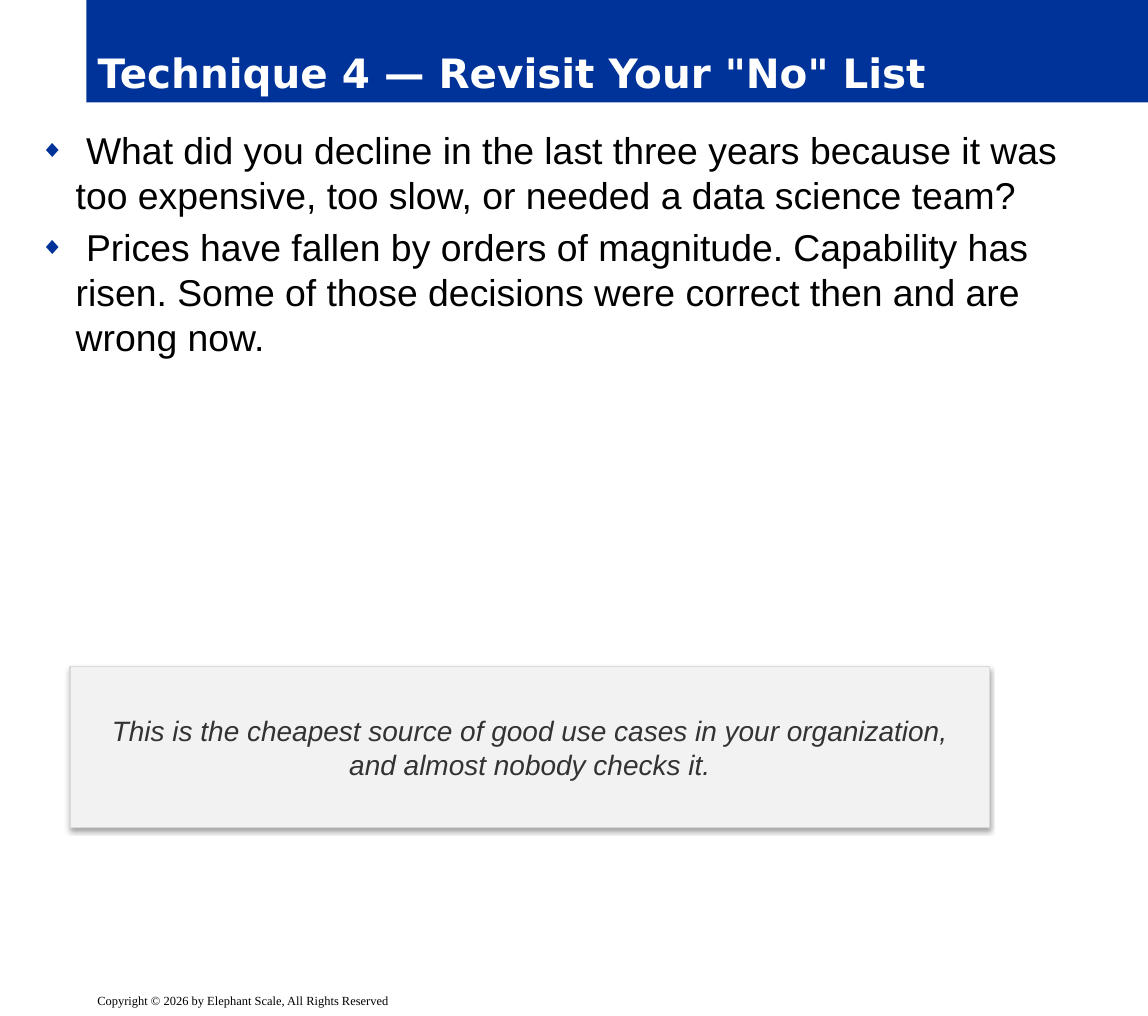
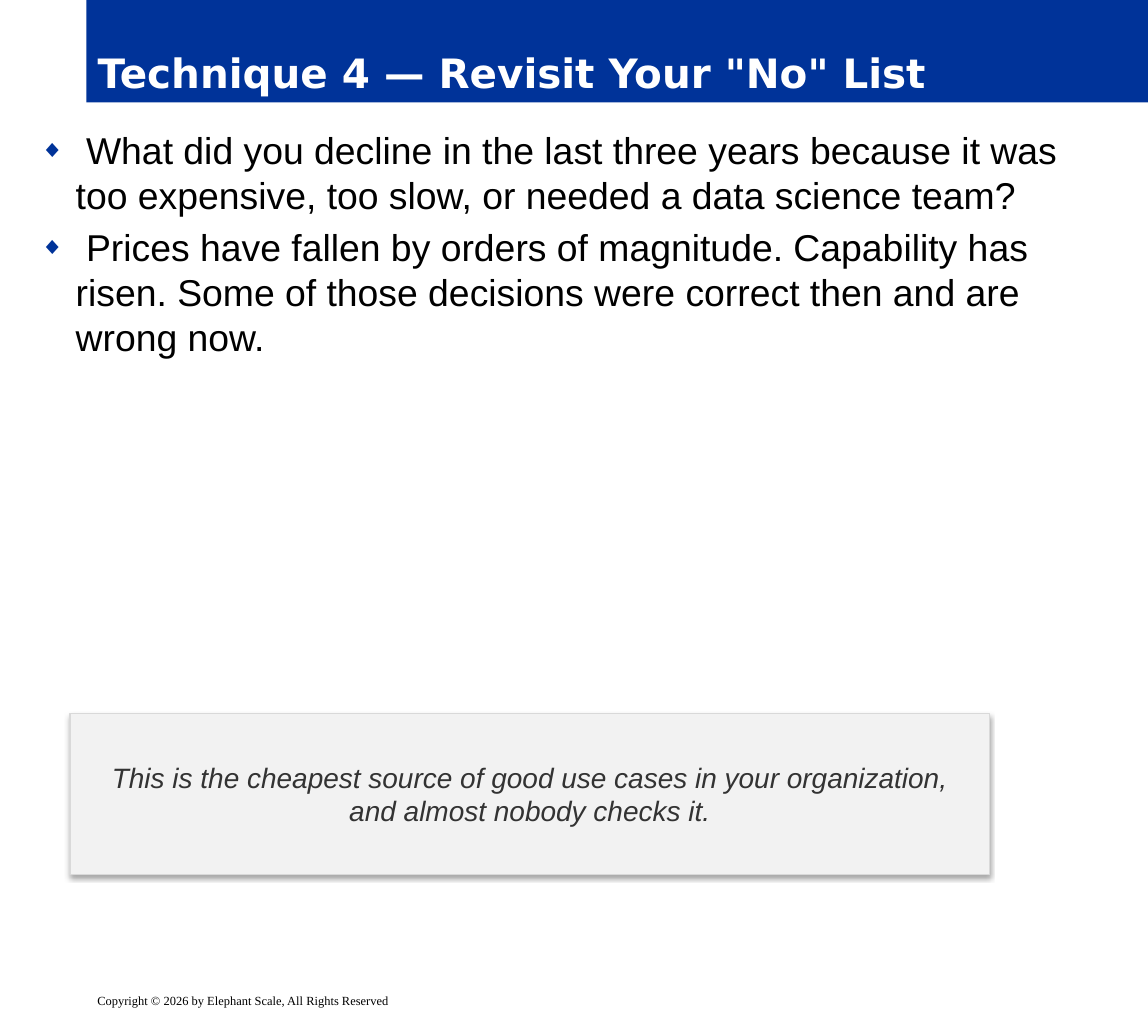
Before and after one commit to elephantscale/AI-for-business-leaders, a slide deck: slide 16 of slides/release/04-use-cases.pptx (slide 14 before the commit). Drawn at 1148x1016 pixels with LibreOffice and Linux fonts; fonts in the diff are those of the drawing; background and template pictures are left out. Boxes give left, top, right and bottom in pixels: in the first picture for what was removed or moved away, otherwise in the second. Text is boxed around its words. In the diff, an @@ line names an element or a change of style, - is before the commit and + after.

```diff
--- a/slides/release/04-use-cases.pptx
+++ b/slides/release/04-use-cases.pptx
@@ rectangle "This is the cheapest source ...": place and size @@
-rectangle "This is the cheapest source ..." at <box>69,666,989,828</box>
+rectangle "This is the cheapest source ..." at <box>69,713,989,875</box>
```
Also in this commit, not shown: 6 other slides changed, 2 slides added, 5 other files.
